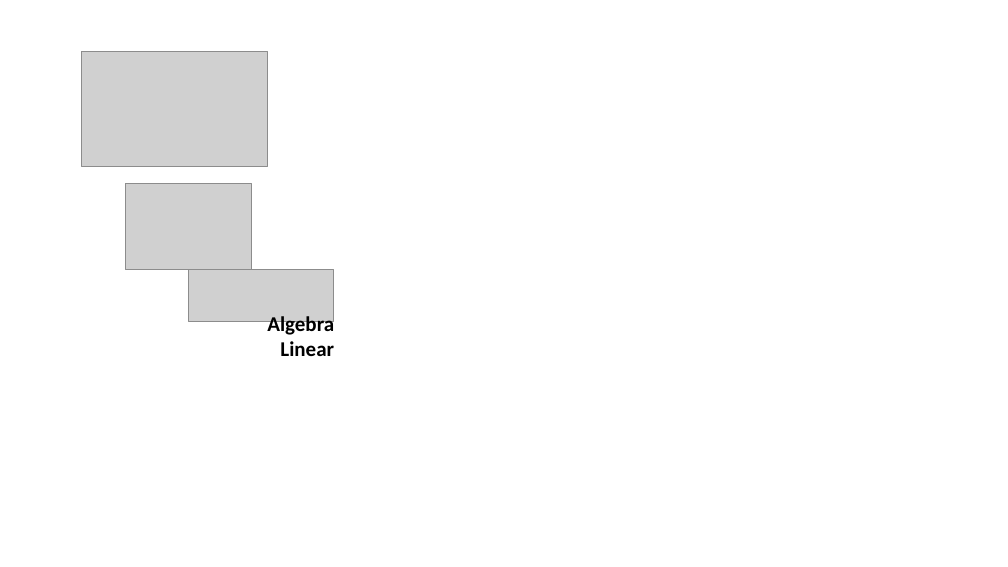
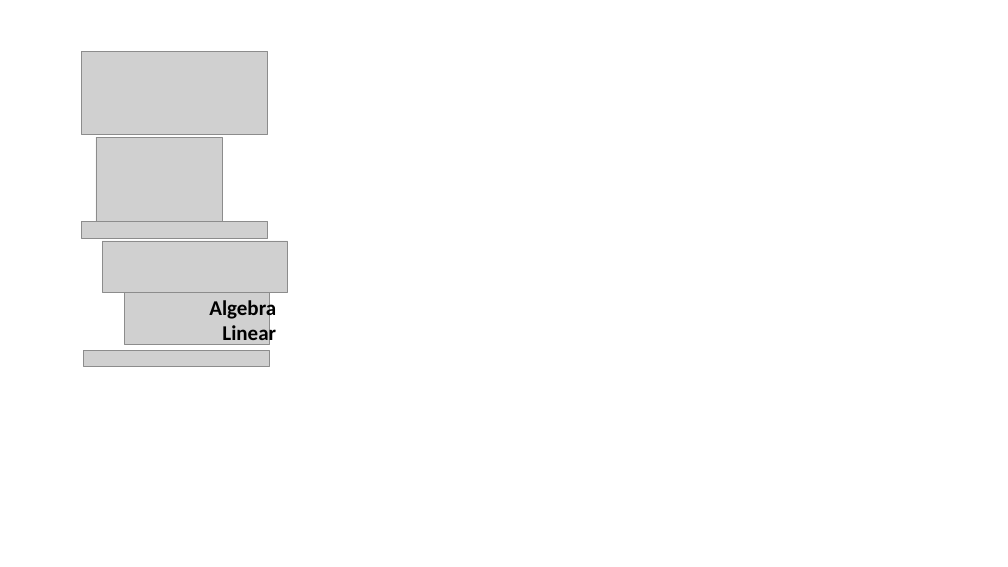
Before and after one commit to grossiRM/00_Betami, a slide deck: slide 1 of 01_Follow_up__activities.pptx. Drawn at 1008x567 pixels with LibreOffice and Linux fonts; fonts in the diff are those of the drawing; grey boxes stand for pictures. Boxes give left, top, right and bottom in pixels: in the first picture for what was removed or moved away, otherwise in the second. Text is boxed around its words. In the diff, an @@ line names an element or a change of style, - is before the commit and + after.

Commit message:
f5

```diff
--- a/01_Follow_up__activities.pptx
+++ b/01_Follow_up__activities.pptx
@@ picture: place and size @@
-picture at [82, 51, 268, 166]
+picture at [82, 51, 268, 135]
@@ picture: place and size @@
-picture at [126, 183, 252, 270]
+picture at [96, 137, 222, 224]
@@ picture added at [82, 222, 268, 238] @@
@@ picture added at [103, 241, 288, 293] @@
@@ picture: place and size @@
-picture at [188, 269, 333, 321]
+picture at [125, 292, 270, 344]
@@ text "Algebra Linear" rewrapped from [267, 313, 334, 356] to [209, 298, 276, 347] @@
@@ picture added at [84, 350, 270, 366] @@
```
